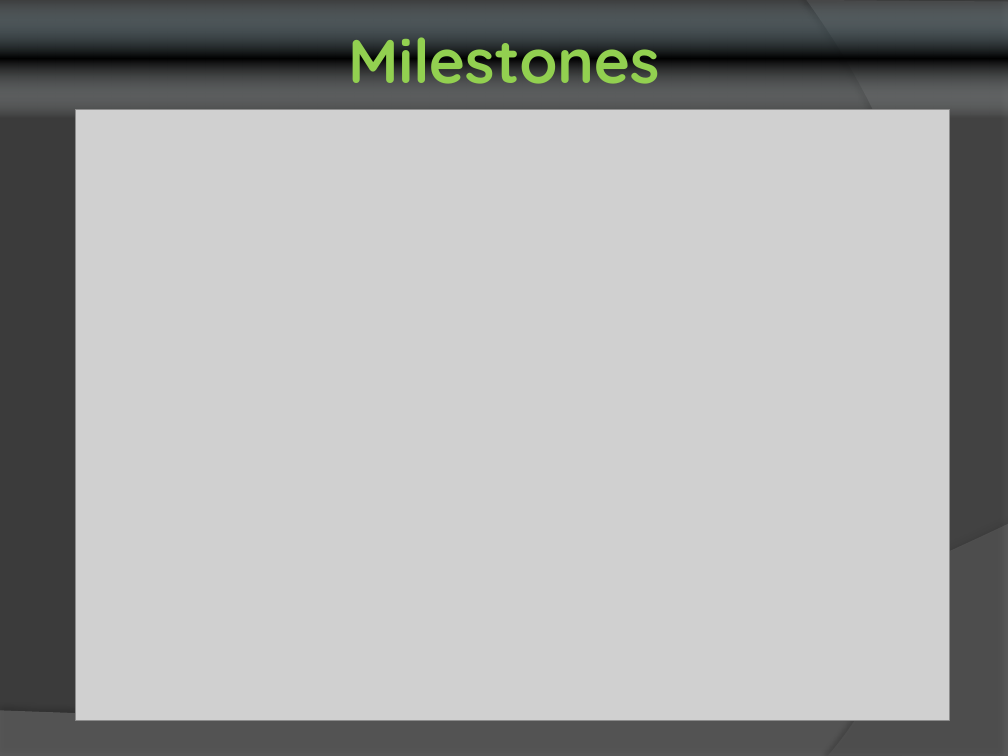
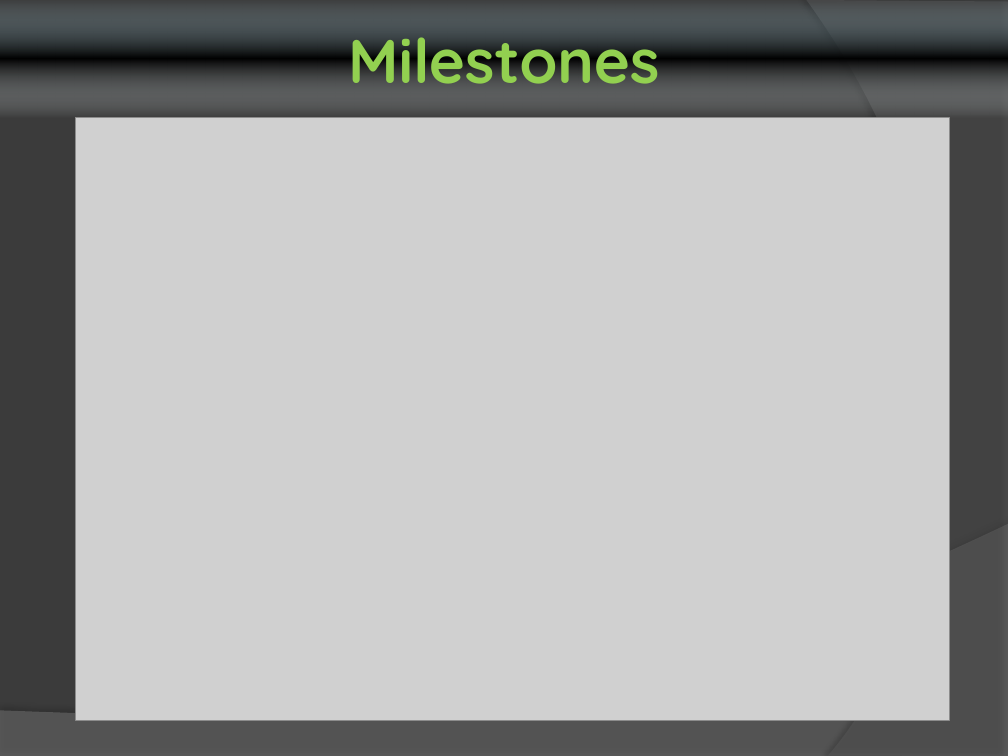
Before and after one commit to ProjPossibility/ss12-usc-2011-audiopreview2, a slide deck: slide 7 of presentation/Team MIDI-Pop.pptx. Drawn at 1008x756 pixels with LibreOffice and Linux fonts; fonts in the diff are those of the drawing; grey boxes stand for pictures. Boxes give left, top, right and bottom in pixels: in the first picture for what was removed or moved away, otherwise in the second. Text is boxed around its words. In the diff, an @@ line names an element or a change of style, - is before the commit and + after.

```diff
--- a/presentation/Team MIDI-Pop.pptx
+++ b/presentation/Team MIDI-Pop.pptx
@@ title "Milestones" resized from (x1=348, y1=37, x2=659, y2=84) to (x1=0, y1=0, x2=1008, y2=118) @@
@@ picture resized from (x1=76, y1=109, x2=950, y2=720) to (x1=76, y1=118, x2=950, y2=721) @@
```
Also in this commit, not shown: 2 other files.
